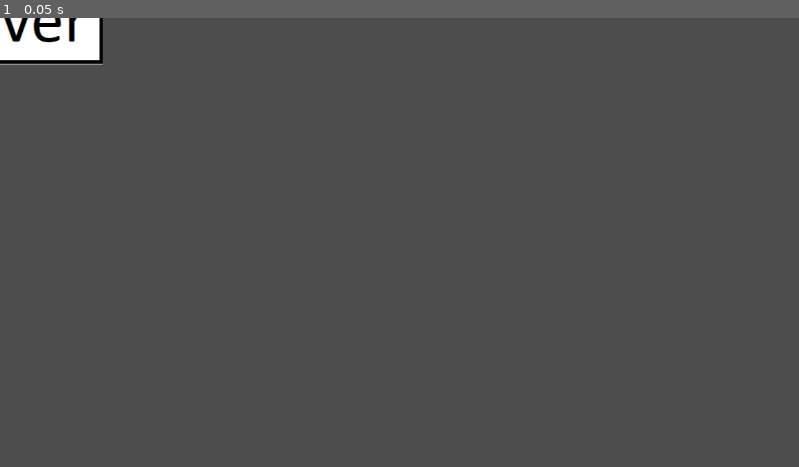
Above: before the commit, frame 1.
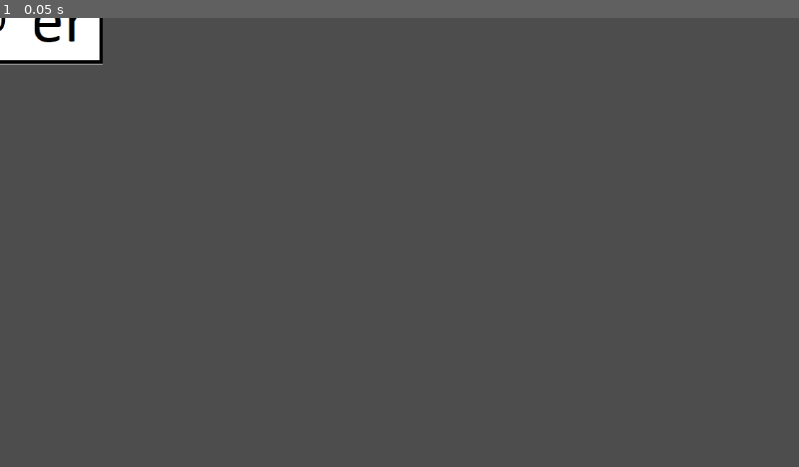
Above: after the commit, the same moment.

Repository: Deans-Paranoia/Deans-Paranoia
Game: Godot game, scene res://items/server.tscn
The game is run twice, just before and just after one commit, with the same random seed, the same clock (stepped at 60 frames per second) and the same inputs. This scene is started directly instead of the project's main scene.
Inputs:
- Up to frame 1 (0.05 s): no input

The runs differ from the first frame. In frame 1, 0.1% of the frame differs, in the area x 0-5%, y 0-6%.

Commit message:
Podpiecie trzech terminali pod server

Diff:
--- a/items/server.tscn
+++ b/items/server.tscn
@@ -1,7 +1,8 @@
-[gd_scene load_steps=5 format=3 uid="uid://bsgmwg36gvtxu"]
+[gd_scene load_steps=6 format=3 uid="uid://bsgmwg36gvtxu"]
 
 [ext_resource type="Texture2D" uid="uid://71m2ld2gmwu" path="res://assets/server.png" id="1_mkupf"]
 [ext_resource type="Script" path="res://items/server.gd" id="1_xfjyh"]
+[ext_resource type="PackedScene" uid="uid://dmqsyy0b226i3" path="res://items/terminal.tscn" id="3_2vb1b"]
 
 [sub_resource type="RectangleShape2D" id="RectangleShape2D_tvtru"]
 size = Vector2(294, 131)
@@ -26,3 +27,11 @@
 [node name="CollsionShape2D" type="CollisionShape2D" parent="body/ServerArea"]
 position = Vector2(5, 5.5)
 shape = SubResource("RectangleShape2D_yc460")
+
+[node name="Timer" type="Timer" parent="."]
+
+[node name="terminal1" parent="." instance=ExtResource("3_2vb1b")]
+
+[node name="terminal2" parent="." instance=ExtResource("3_2vb1b")]
+
+[node name="terminal3" parent="." instance=ExtResource("3_2vb1b")]
